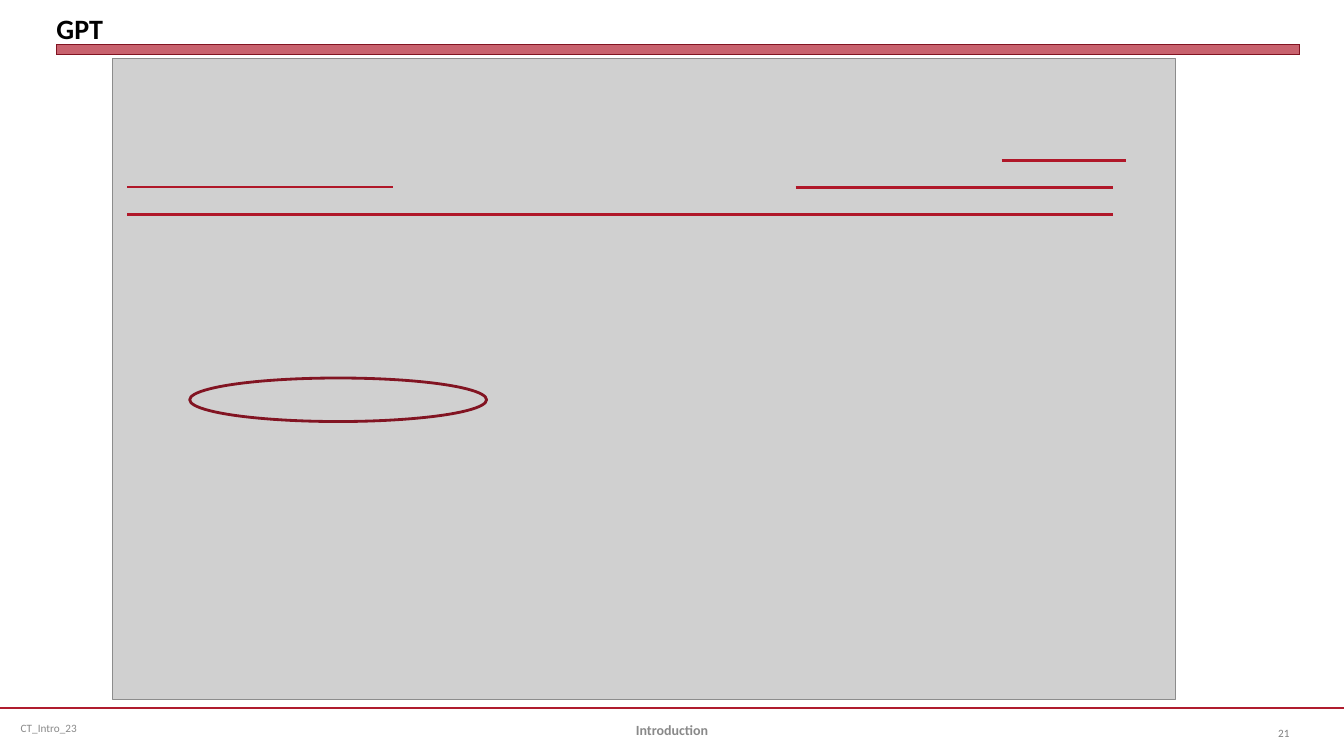
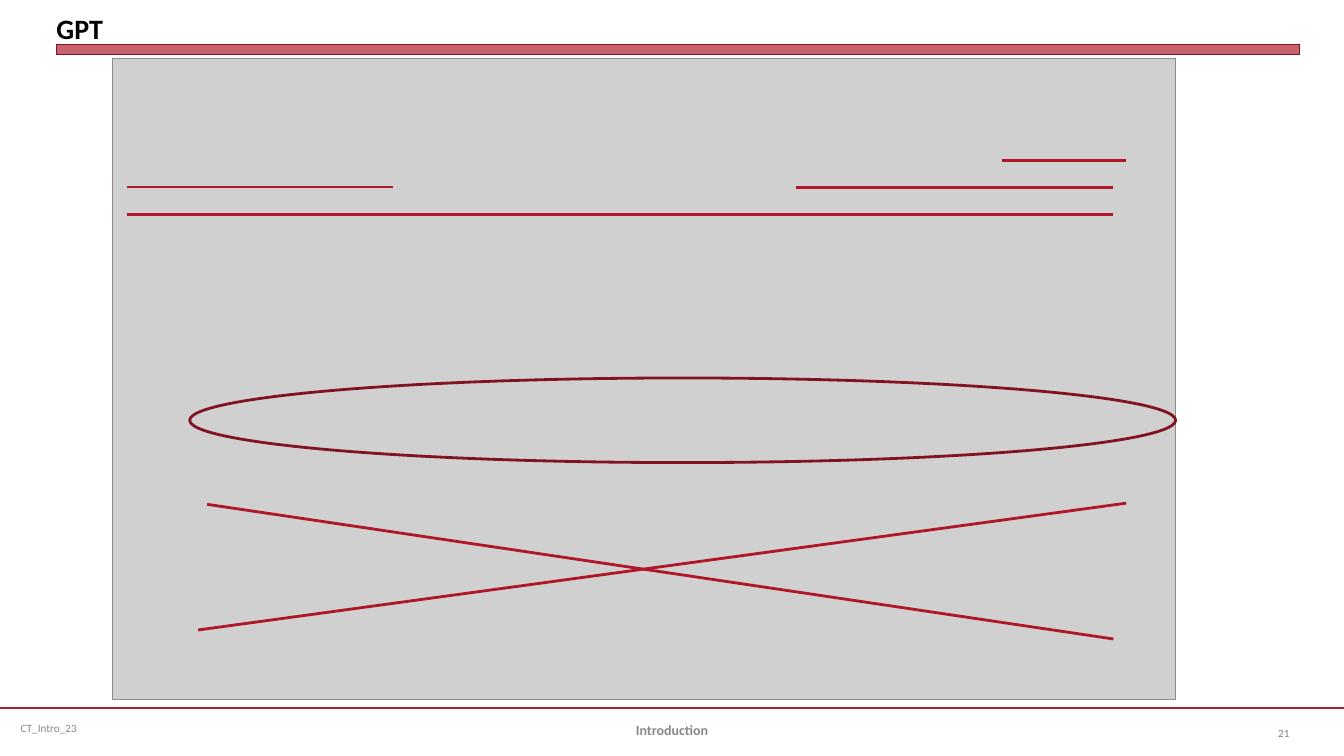
Before and after one commit to jmc877/Corporate-Tax, a slide deck: slide 21 of slides/CT_Intro_23.pptx. Drawn at 1344x756 pixels with LibreOffice and Linux fonts; fonts in the diff are those of the drawing; grey boxes stand for pictures. Boxes give left, top, right and bottom in pixels: in the first picture for what was removed or moved away, otherwise in the second. Text is boxed around its words. In the diff, an @@ line names an element or a change of style, - is before the commit and + after.

```diff
--- a/slides/CT_Intro_23.pptx
+++ b/slides/CT_Intro_23.pptx
@@ ellipse: place and size @@
-ellipse at [190, 378, 487, 421]
+ellipse at [190, 378, 1176, 463]
@@ line added from (198, 630) to (1126, 503), #B0182A 2 pt @@
@@ line added from (208, 504) to (1114, 639), #B0182A 2 pt @@
```
Also in this commit, not shown: 1 other slide changed, 2 other files.
